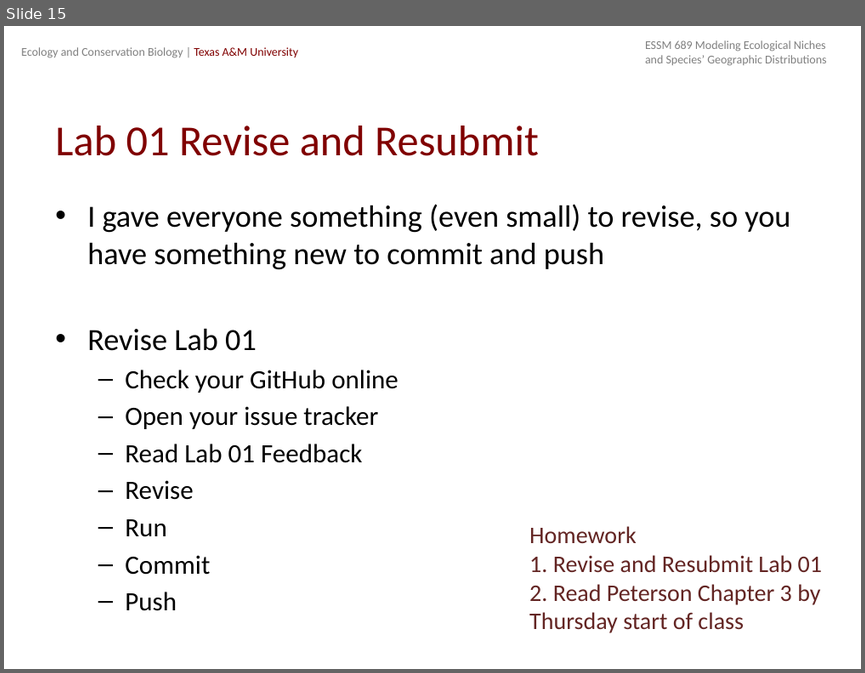
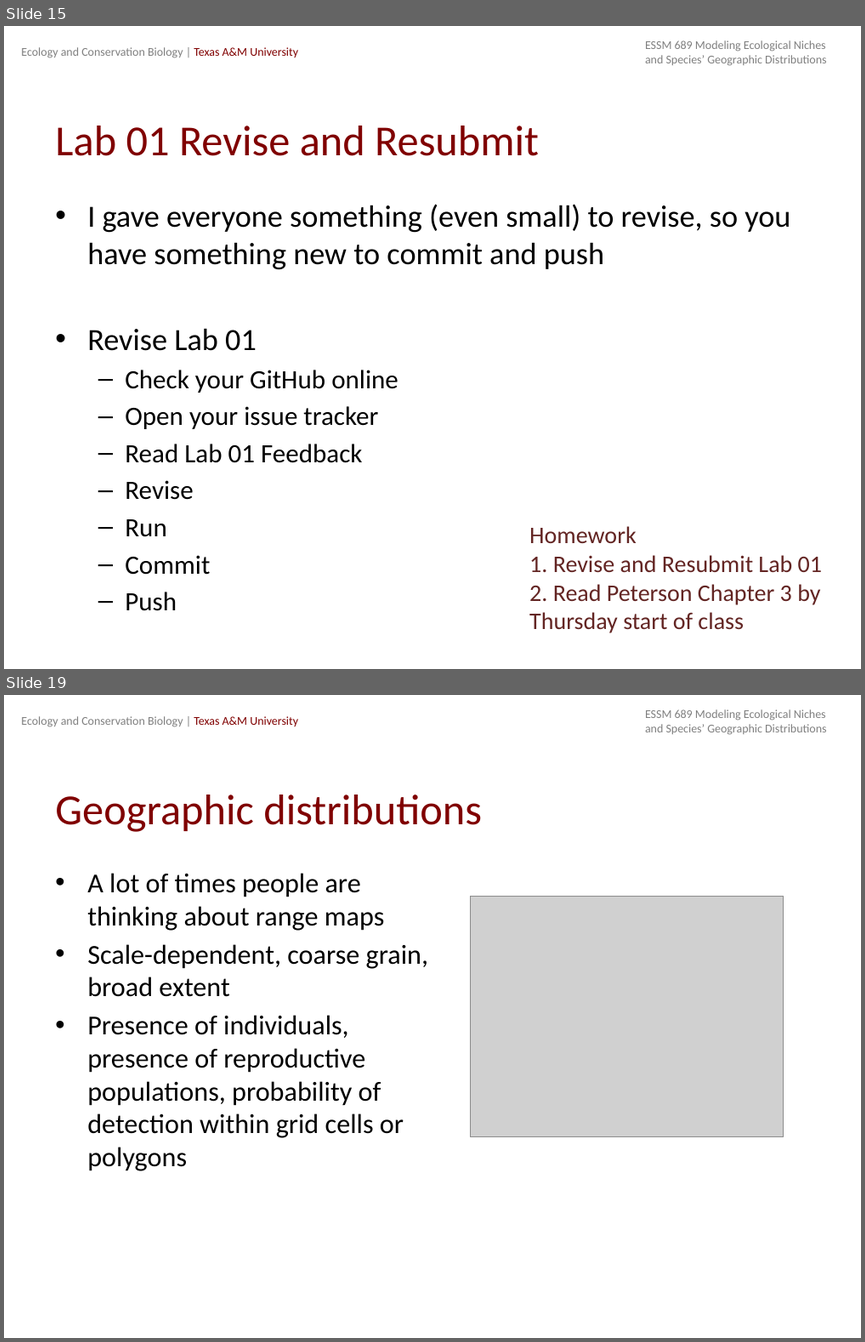
Before and after one commit to michellelawing/ECCB689, a slide deck: Slides/Week 2. Niches_and_Distributions_a.pptx. Shown one above the other, each under a label of ours: slide 15 before the commit, slides 15 and 19 after it; the slides between them are not shown. The pictures are 865x673 and 865x1342 pixels, drawn with LibreOffice and Linux fonts; fonts in the diff are those of the drawing; grey boxes stand for pictures. Boxes give left, top, right and bottom in pixels: in the first picture for what was removed or moved away, otherwise in the second. Text is boxed around its words. In the diff, an @@ line names an element or a change of style, - is before the commit and + after.

```diff
--- a/Slides/Week 2. Niches_and_Distributions_a.pptx
+++ b/Slides/Week 2. Niches_and_Distributions_a.pptx
@@ slide 19 added at [4, 695, 861, 1338], background #FFFFFF; not listed: 2 template elements that a slide beside it also shows @@
@@ title added at [55, 794, 482, 832], 36 pt, text #800000 @@
+Geographic distributions
@@ text added at [87, 873, 428, 1171], 23 pt, text #000000 @@
+• A lot of times people are thinking about range maps
+• Scale-dependent, coarse grain, broad extent
+• Presence of individuals, presence of reproductive populations, probability of detection within grid cells or polygons
@@ picture added at [470, 896, 783, 1136] @@
```
Also in this commit, not shown: 1 slide changed, 16 other slides added, 1 other file.
